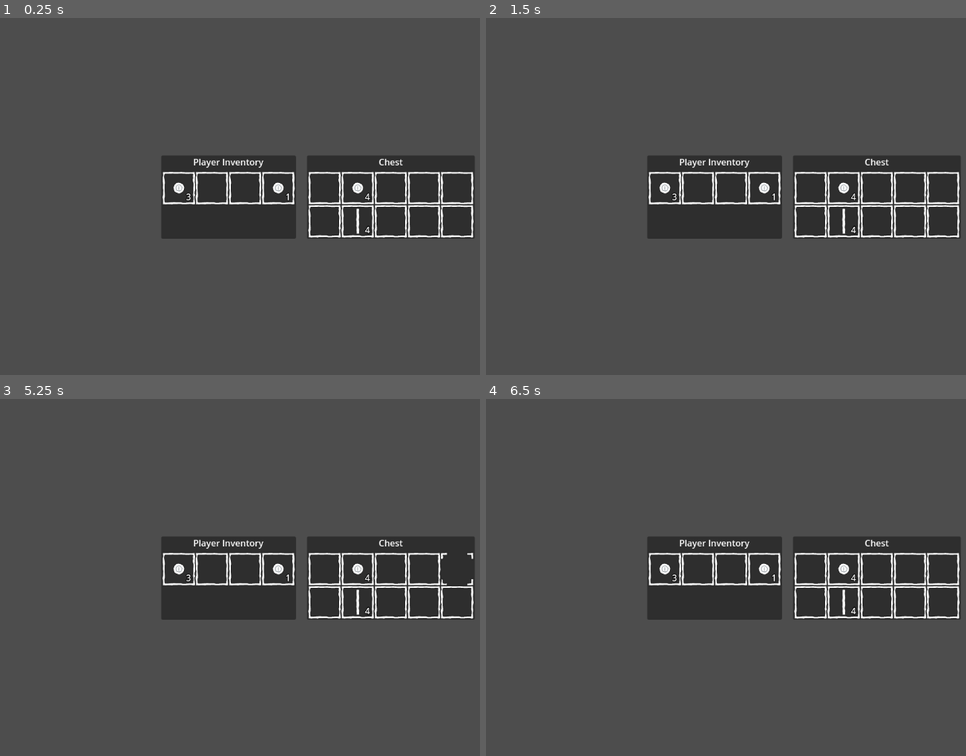
Above: before the commit, frames 1-4 (two rows, left to right).
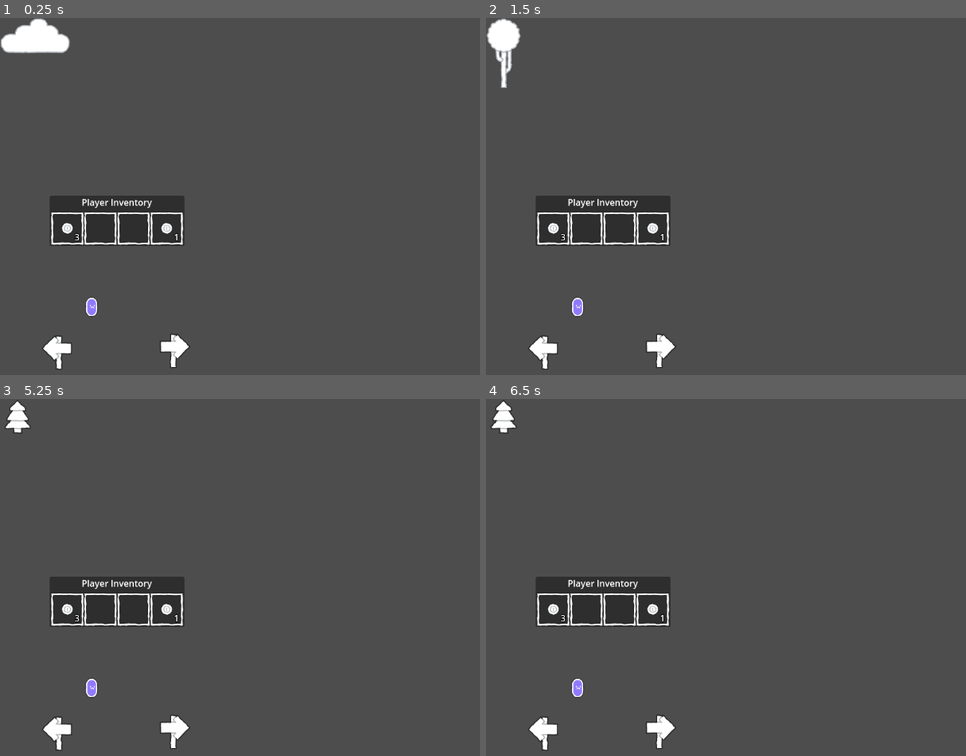
Above: after the commit, the same moments.

Repository: jcamloz/LittleSurvival
Game: Godot game, scene res://Scenes/Game.tscn
Same seed, same stepped clock (60 frames per second), same inputs: the game is played once before the commit and once after it. Before the commit the project starts from res://Scenes/Prueba_Varios_Inv.tscn.
Inputs (mouse positions are in pixels of both pictures, inside the frame that each line leads up to):
- Up to frame 1 (0.25 s): no input
- Up to frame 2 (1.5 s): click (543, 353) at 0.52 s; click (658, 350) at 1.27 s
- Up to frame 3 (5.25 s): click (57, 734) at 2.02 s; click (172, 731) at 2.77 s; click (57, 734) at 3.52 s; click (172, 731) at 4.27 s; tap Enter at 5 s; move the mouse to (456, 559) at 5.02 s
- Up to frame 4 (6.5 s): tap Space at 5.75 s; move the mouse to (678, 595) at 5.77 s

The runs differ from the first frame. In frame 1, 19% of the frame differs, in the area x 0-99%, y 0-99%; in frame 2, 18%; in frame 3, 18%; in frame 4, 18%.

Commit message:
Sistema de cambio de zona por clic en flechas añadido

Diff:
--- /dev/null
+++ b/Scenes/Game.tscn
@@ -0,0 +1,53 @@
+[gd_scene load_steps=7 format=3 uid="uid://ctawnk0s888mh"]
+
+[ext_resource type="Script" uid="uid://equn5ncpg2rk" path="res://Scripts/game.gd" id="1_7lihs"]
+[ext_resource type="Texture2D" uid="uid://w0b5tok7yj4u" path="res://Assets/PNG/Default/character_roundPurple.png" id="1_iukft"]
+[ext_resource type="Texture2D" uid="uid://bidcqlqhfros6" path="res://Assets/PNG/Default/tile_arrowLeft.png" id="2_b2bpf"]
+[ext_resource type="Texture2D" uid="uid://gxeef376oari" path="res://Assets/PNG/Default/tile_arrowRight.png" id="3_7lihs"]
+[ext_resource type="PackedScene" uid="uid://443hsy30jycs" path="res://Scenes/Inventory.tscn" id="4_fgofq"]
+[ext_resource type="Resource" uid="uid://0im7somcwcp" path="res://Resources/Inventories/PlayerInv.tres" id="5_2irst"]
+
+[node name="Game" type="Node2D"]
+script = ExtResource("1_7lihs")
+
+[node name="Sprite2D" type="Sprite2D" parent="."]
+position = Vector2(166, 524)
+scale = Vector2(0.546875, 0.578125)
+texture = ExtResource("1_iukft")
+
+[node name="ScenarioContainer" type="Control" parent="."]
+layout_mode = 3
+anchors_preset = 0
+offset_right = 40.0
+offset_bottom = 40.0
+
+[node name="LeftArrow" type="TextureButton" parent="."]
+offset_left = 71.0
+offset_top = 574.0
+offset_right = 135.0
+offset_bottom = 638.0
+texture_normal = ExtResource("2_b2bpf")
+
+[node name="RightArrow" type="TextureButton" parent="."]
+offset_left = 285.0
+offset_top = 571.0
+offset_right = 349.0
+offset_bottom = 635.0
+texture_normal = ExtResource("3_7lihs")
+
+[node name="Inventory" parent="." instance=ExtResource("4_fgofq")]
+anchors_preset = 0
+anchor_left = 0.0
+anchor_top = 0.0
+anchor_right = 0.0
+anchor_bottom = 0.0
+offset_left = 90.0
+offset_top = 322.0
+offset_right = 91.0
+offset_bottom = 349.0
+grow_horizontal = 1
+grow_vertical = 1
+inventory = ExtResource("5_2irst")
+
+[connection signal="pressed" from="LeftArrow" to="." method="_on_left_arrow_pressed"]
+[connection signal="pressed" from="RightArrow" to="." method="_on_right_arrow_pressed"]
--- a/Scenes/Inventory.tscn
+++ b/Scenes/Inventory.tscn
@@ -2,7 +2,7 @@
 
 [ext_resource type="Script" uid="uid://btc47a2e41jp8" path="res://Scripts/Inventory.gd" id="1_ersrd"]
 
-[node name="PanelContainer" type="PanelContainer"]
+[node name="InventoryContainer" type="PanelContainer"]
 anchors_preset = 8
 anchor_left = 0.5
 anchor_top = 0.5
--- /dev/null
+++ b/Scenes/Scenarios/Scenario_0.tscn
@@ -0,0 +1,10 @@
+[gd_scene load_steps=2 format=3 uid="uid://xtcqivpxt35"]
+
+[ext_resource type="Texture2D" uid="uid://4sref436xtl0" path="res://Assets/PNG/Default/background_cloudA.png" id="1_lk46d"]
+
+[node name="Scenario" type="Node2D"]
+
+[node name="Background" type="TextureRect" parent="."]
+offset_right = 40.0
+offset_bottom = 40.0
+texture = ExtResource("1_lk46d")
--- /dev/null
+++ b/Scenes/Scenarios/Scenario_1.tscn
@@ -0,0 +1,10 @@
+[gd_scene load_steps=2 format=3 uid="uid://bblhmihwkodrf"]
+
+[ext_resource type="Texture2D" uid="uid://beiecyr2v022c" path="res://Assets/PNG/Default/background_treeLarge.png" id="1_suh2o"]
+
+[node name="Scenario" type="Node2D"]
+
+[node name="Background" type="TextureRect" parent="."]
+offset_right = 40.0
+offset_bottom = 40.0
+texture = ExtResource("1_suh2o")
--- /dev/null
+++ b/Scenes/Scenarios/Scenario_2.tscn
@@ -0,0 +1,10 @@
+[gd_scene load_steps=2 format=3 uid="uid://b4yhkq1cqhsp3"]
+
+[ext_resource type="Texture2D" uid="uid://br3kjskpcrpbh" path="res://Assets/PNG/Default/tile_tree.png" id="1_q8qo8"]
+
+[node name="Scenario" type="Node2D"]
+
+[node name="Background" type="TextureRect" parent="."]
+offset_right = 40.0
+offset_bottom = 40.0
+texture = ExtResource("1_q8qo8")
--- /dev/null
+++ b/Scripts/game.gd
@@ -0,0 +1,37 @@
+class_name main extends Node2D
+
+@onready var scenario_container = $ScenarioContainer
+var current_index = 0
+var scenarios = [
+	"res://Scenes/Scenarios/Scenario_0.tscn",
+	"res://Scenes/Scenarios/Scenario_1.tscn",
+	"res://Scenes/Scenarios/Scenario_2.tscn"
+]
+
+func _ready():
+	load_scenario(current_index)
+
+func load_scenario(index):
+	clear_scenario()
+	var scene = ResourceLoader.load(scenarios[index])
+	if scene is PackedScene:
+		var scene_instance = scene.instantiate()
+		scenario_container.add_child(scene_instance)
+	else:
+		print("Error: no se pudo cargar el escenario en el índice ", index)
+
+func clear_scenario():
+	for child in scenario_container.get_children():
+		child.queue_free()
+
+
+func _on_left_arrow_pressed():
+	if current_index > 0:
+		current_index -= 1
+		load_scenario(current_index)
+
+
+func _on_right_arrow_pressed():
+	if current_index < scenarios.size() - 1:
+		current_index += 1
+		load_scenario(current_index)
--- a/project.godot
+++ b/project.godot
@@ -11,7 +11,7 @@
 [application]
 
 config/name="PruebasProyecto"
-run/main_scene="uid://cdtcod2lntga4"
+run/main_scene="uid://ctawnk0s888mh"
 config/features=PackedStringArray("4.4", "GL Compatibility")
 config/icon="res://icon.svg"
 
Not shown, added: Scripts/game.gd.uid
